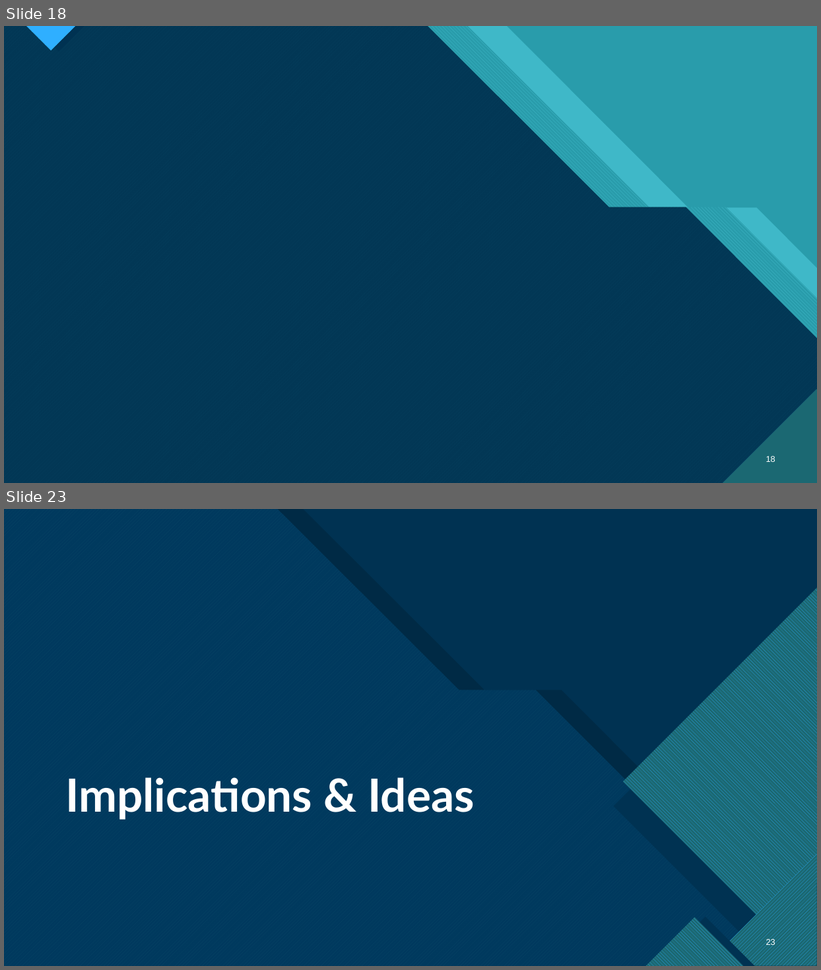
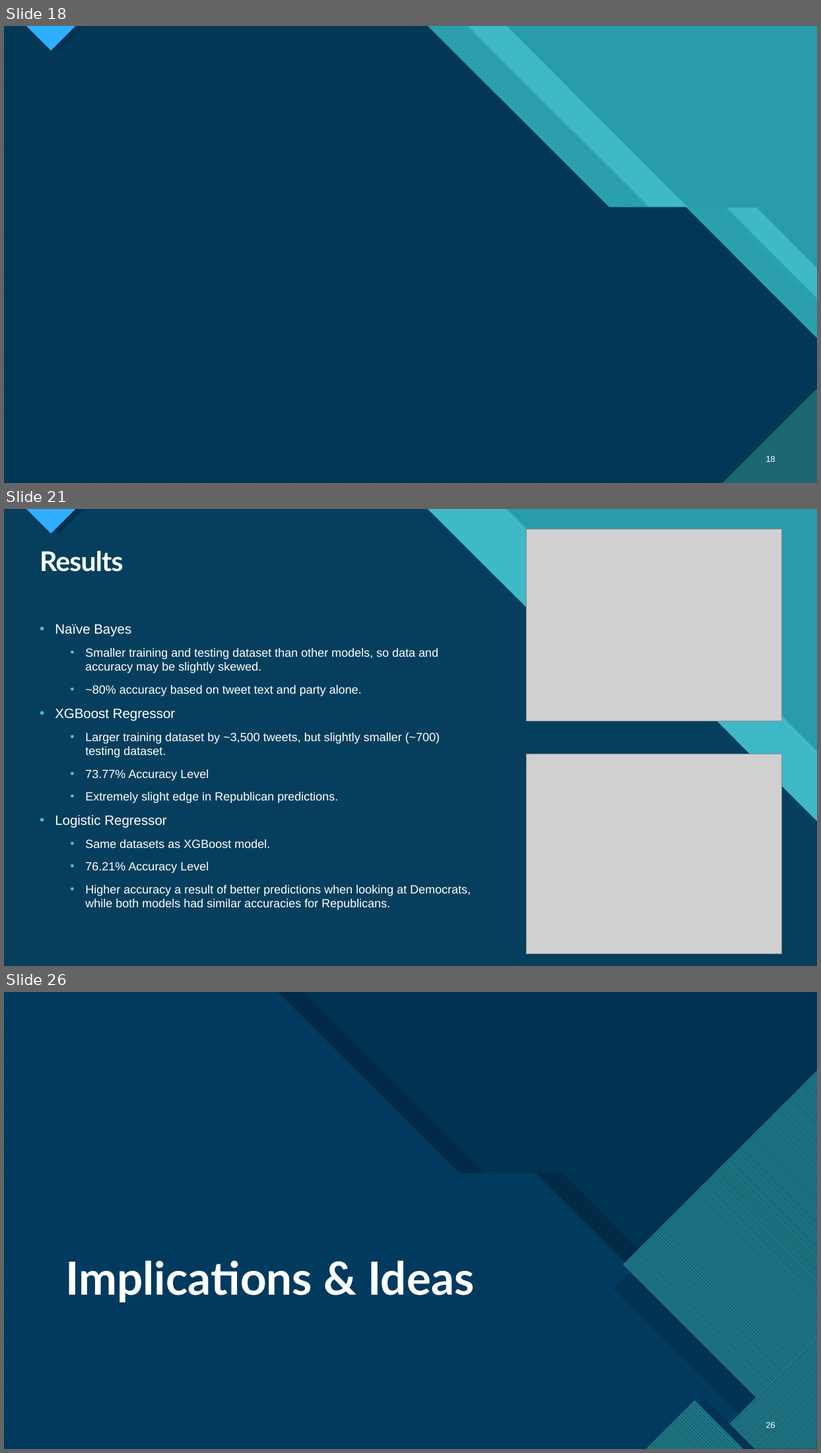
Before and after one commit to HunBurry/hon450-451, a slide deck: docs/Honors Thesis Presentation.pptx. Shown one above the other, each under a label of ours: slides 18 and 23 before the commit, slides 18, 21 and 26 after it; the slides between them are not shown. The pictures are 821x970 and 821x1453 pixels, drawn with LibreOffice and Linux fonts; fonts in the diff are those of the drawing; grey boxes stand for pictures; background and template pictures are left out; a plain dark background stands for a picture behind light text. Boxes give left, top, right and bottom in pixels: in the first picture for what was removed or moved away, otherwise in the second. Text is boxed around its words. In the diff, an @@ line names an element or a change of style, - is before the commit and + after.

```diff
--- a/docs/Honors Thesis Presentation.pptx
+++ b/docs/Honors Thesis Presentation.pptx
@@ slide 21 added at <box>4,509,817,966</box>, background #47C3D3; not listed: 14 template elements that a slide beside it also shows @@
@@ picture added at <box>526,529,781,722</box> @@
@@ title added at <box>40,551,123,572</box>, 32 pt, text #FFFFFF, bold @@
+Results
@@ text added at <box>55,625,471,896</box>, 14 pt, text #FFFFFF @@
+• Naïve Bayes
+  • Smaller training and testing dataset than other models, so data and accuracy may be slightly skewed.
+  • ~80% accuracy based on tweet text and party alone.
+• XGBoost Regressor
+  • Larger training dataset by ~3,500 tweets, but slightly smaller (~700) testing dataset.
+  • 73.77% Accuracy Level
+  • Extremely slight edge in Republican predictions.
+• Logistic Regressor
+  • Same datasets as XGBoost model.
+  • 76.21% Accuracy Level
+  • Higher accuracy a result of better predictions when looking at Democrats, while both models had similar accuracies for Republicans.
@@ picture added at <box>526,755,781,955</box> @@
@@ what was slide 23 is now slide 26 @@
@@ page number at <box>766,1422,776,1430</box>: text changed @@
-23
+26
```
Also in this commit, not shown: 3 slides changed, 8 other slides added, 11 slides removed.
